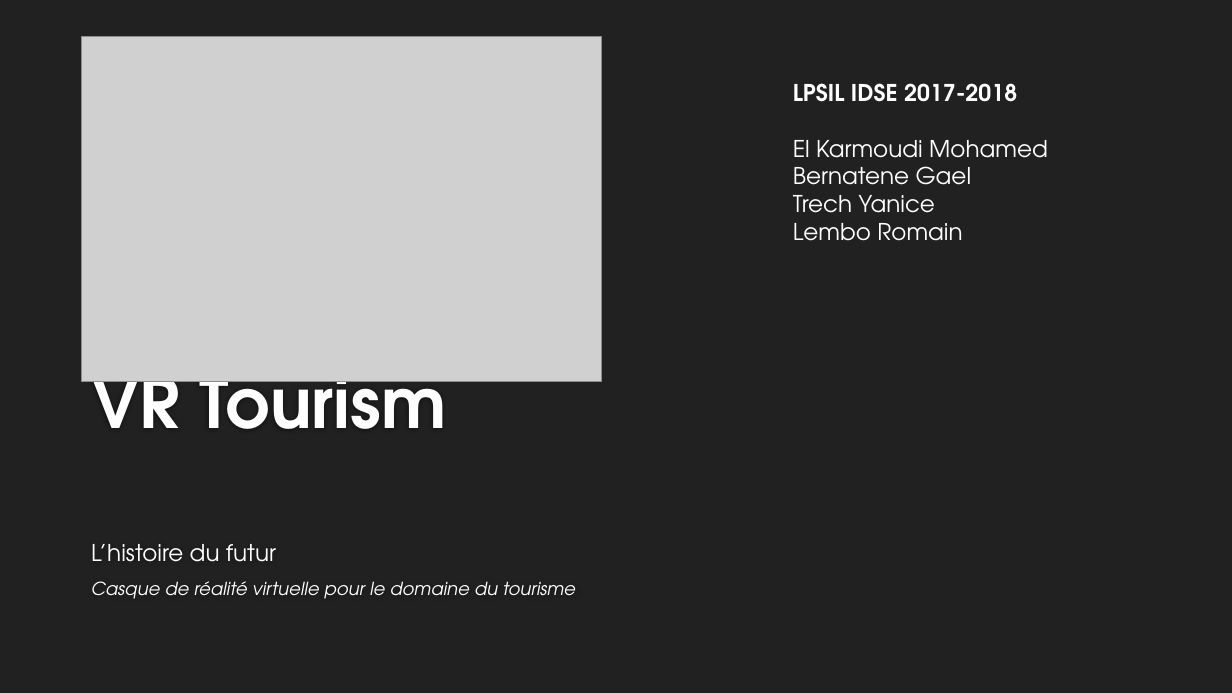
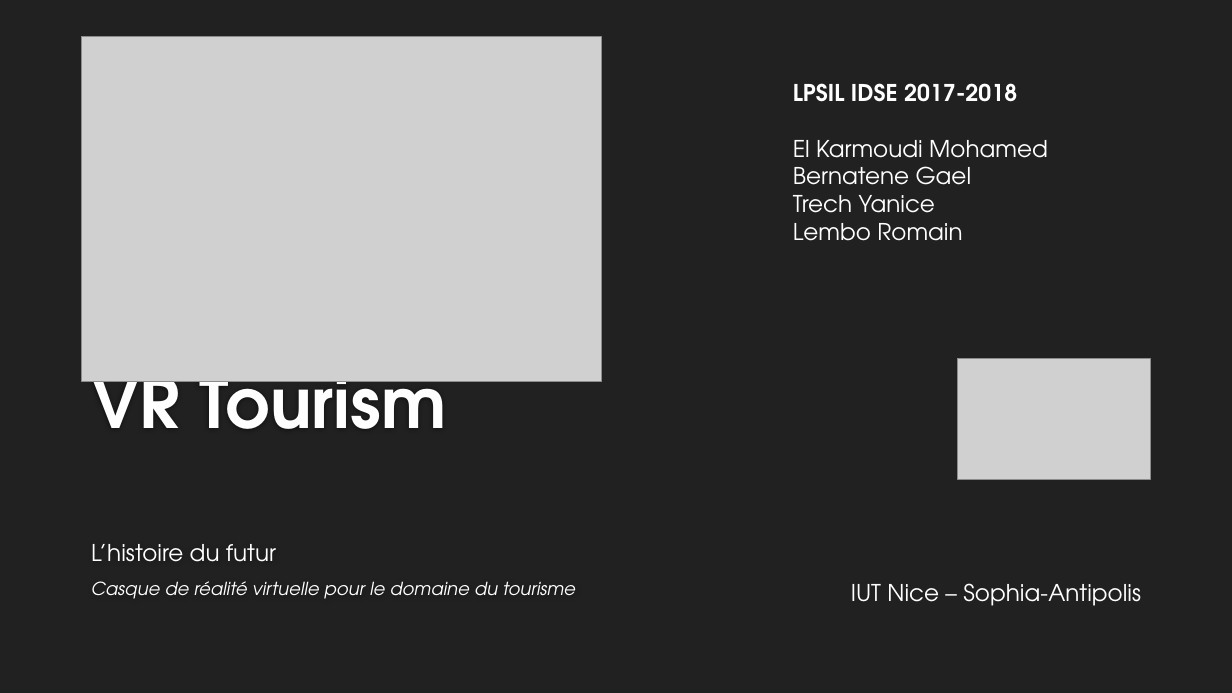
Before and after one commit to rlembo06/VR_tourism, a slide deck: slide 1 of annexes/slides-VR_Tourism.pptx. Drawn at 1232x693 pixels with LibreOffice and Linux fonts; fonts in the diff are those of the drawing; grey boxes stand for pictures; background and template pictures are left out. Boxes give left, top, right and bottom in pixels: in the first picture for what was removed or moved away, otherwise in the second. Text is boxed around its words. In the diff, an @@ line names an element or a change of style, - is before the commit and + after.

Commit message:
add logo into slides

```diff
--- a/annexes/slides-VR_Tourism.pptx
+++ b/annexes/slides-VR_Tourism.pptx
@@ picture added at box(958, 359, 1150, 481) @@
@@ text added at box(851, 583, 1141, 606), 18 pt, text #FFFFFF @@
+IUT Nice – Sophia-Antipolis
```
